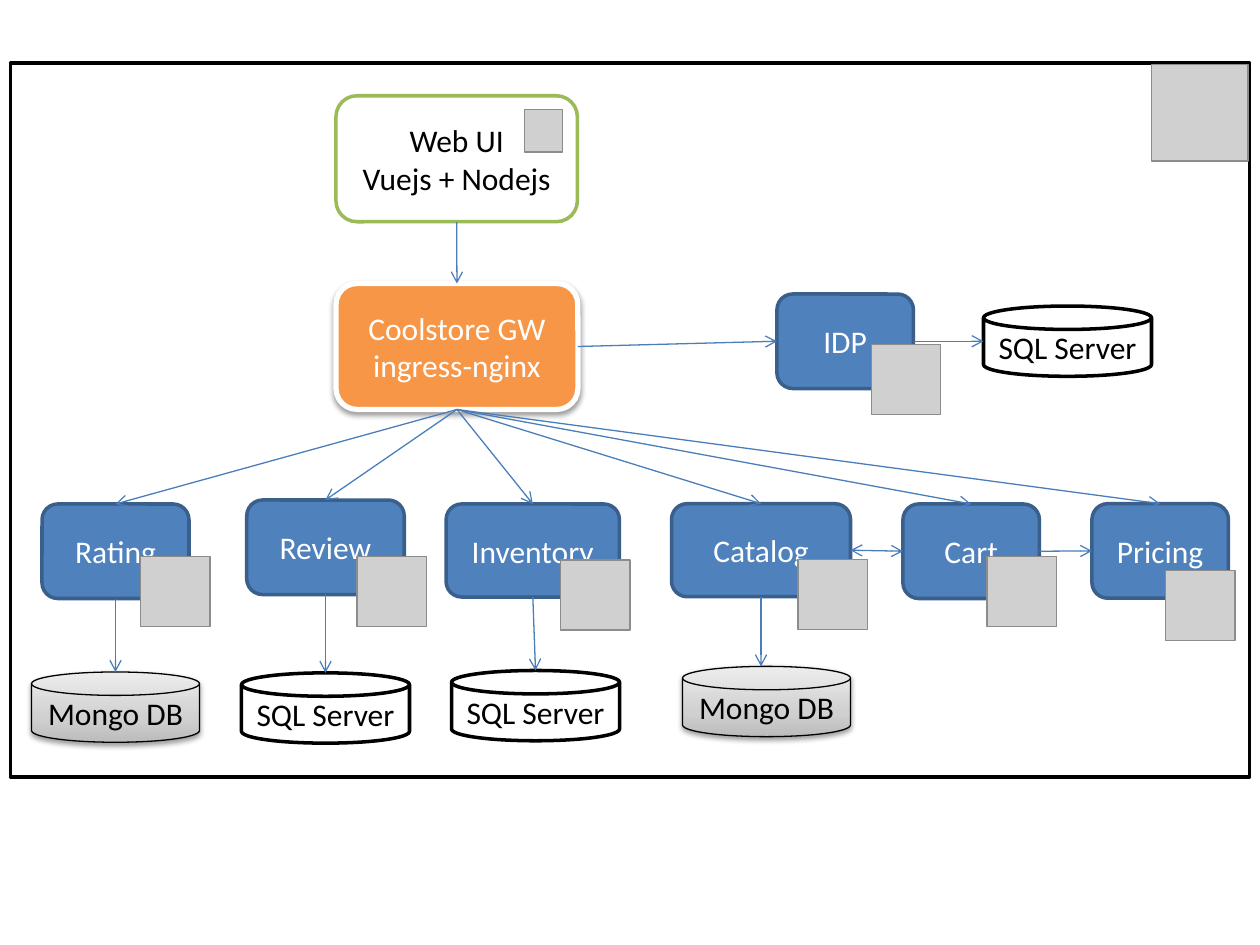
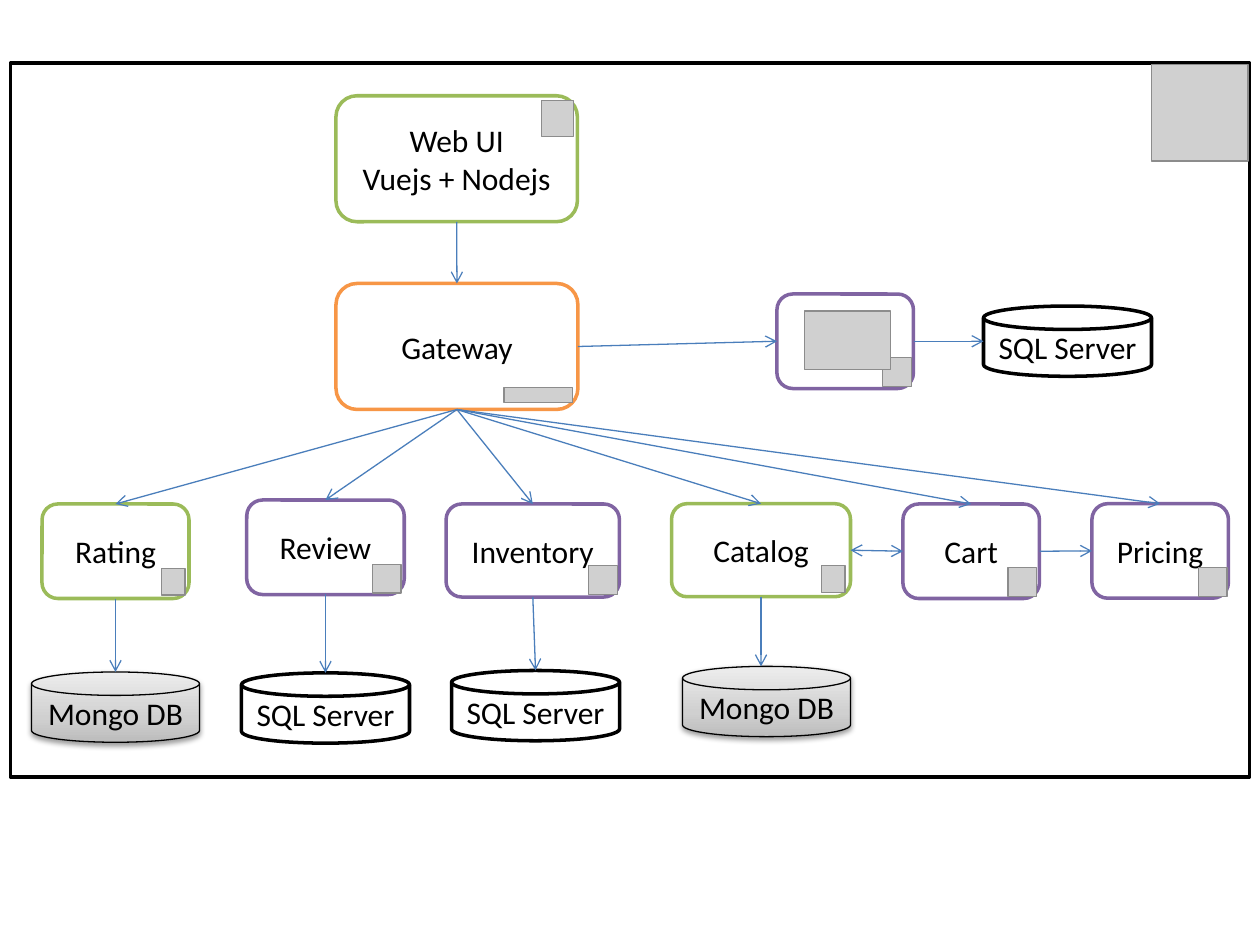
Before and after one commit to ProgrammeChef/microservices-coolstore, a slide deck: slide 2 of assets/Diagram.pptx. Drawn at 1260x945 pixels with LibreOffice and Linux fonts; fonts in the diff are those of the drawing; grey boxes stand for pictures; background and template pictures are left out. Boxes give left, top, right and bottom in pixels: in the first picture for what was removed or moved away, otherwise in the second. Text is boxed around its words. In the diff, an @@ line names an element or a change of style, - is before the commit and + after.

```diff
--- a/assets/Diagram.pptx
+++ b/assets/Diagram.pptx
@@ picture: place and size @@
-picture at (525, 110, 563, 152)
+picture at (542, 101, 573, 136)
@@ rounded rectangle "Gateway" at (336, 284, 578, 410): fill #F79646 to #FFFFFF; outline #FFFFFF 3 pt to #F79646 2 pt; shadow off @@
@@ rounded rectangle at (777, 294, 914, 388): fill #4F81BD to #FFFFFF; outline #3A5F8C 2 pt to #8064A2 2 pt @@
@@ picture added at (804, 311, 891, 369) @@
@@ text in rounded rectangle at (401, 338, 512, 364): text changed; text colour #FFFFFF to #000000 @@
-Coolstore GW
-ingress-nginx
+Gateway
@@ text in rounded rectangle at (823, 333, 867, 353): text removed @@
-IDP
@@ picture removed at (871, 345, 940, 415) @@
@@ picture added at (883, 358, 912, 387) @@
@@ picture added at (504, 387, 572, 402) @@
@@ rounded rectangle "Rating" at (42, 504, 189, 598): text colour #FFFFFF to #000000; fill #4F81BD to #FFFFFF; outline #3A5F8C 2 pt to #9BBB59 2 pt @@
@@ rounded rectangle "Catalog" at (672, 504, 850, 597): text colour #FFFFFF to #000000; fill #4F81BD to #FFFFFF; outline #3A5F8C 2 pt to #9BBB59 2 pt @@
@@ text colour #FFFFFF to #000000; fill #4F81BD to #FFFFFF; outline #3A5F8C 2 pt to #8064A2 2 pt in 4 elements at (247, 500, 404, 595), (446, 504, 620, 597), (903, 504, 1040, 598), (1092, 504, 1228, 598) @@
@@ picture removed at (140, 557, 209, 626) @@
@@ picture added at (161, 568, 185, 595) @@
@@ picture removed at (357, 557, 426, 626) @@
@@ picture added at (373, 564, 402, 593) @@
@@ picture removed at (561, 561, 630, 630) @@
@@ picture added at (588, 566, 617, 595) @@
@@ picture removed at (798, 559, 867, 629) @@
@@ picture added at (822, 566, 845, 592) @@
@@ picture removed at (987, 557, 1056, 626) @@
@@ picture added at (1008, 568, 1037, 597) @@
@@ picture added at (1198, 567, 1227, 596) @@
@@ picture removed at (1166, 571, 1235, 640) @@
```
Also in this commit, not shown: 1 other file.
